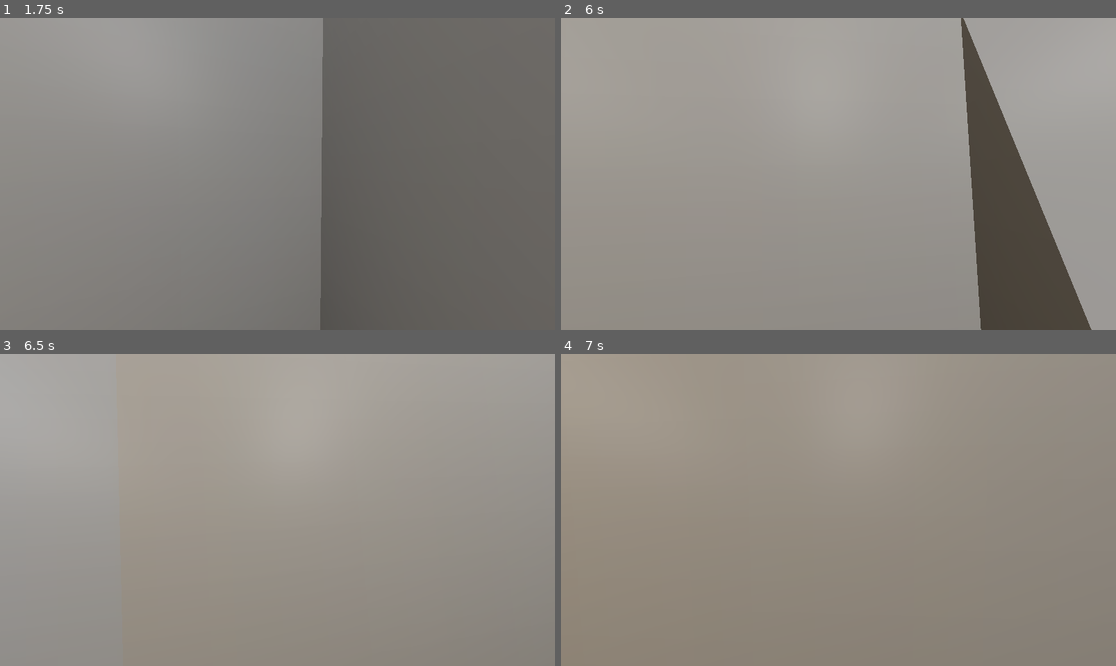
Above: before the commit, frames 1-4 (two rows, left to right).
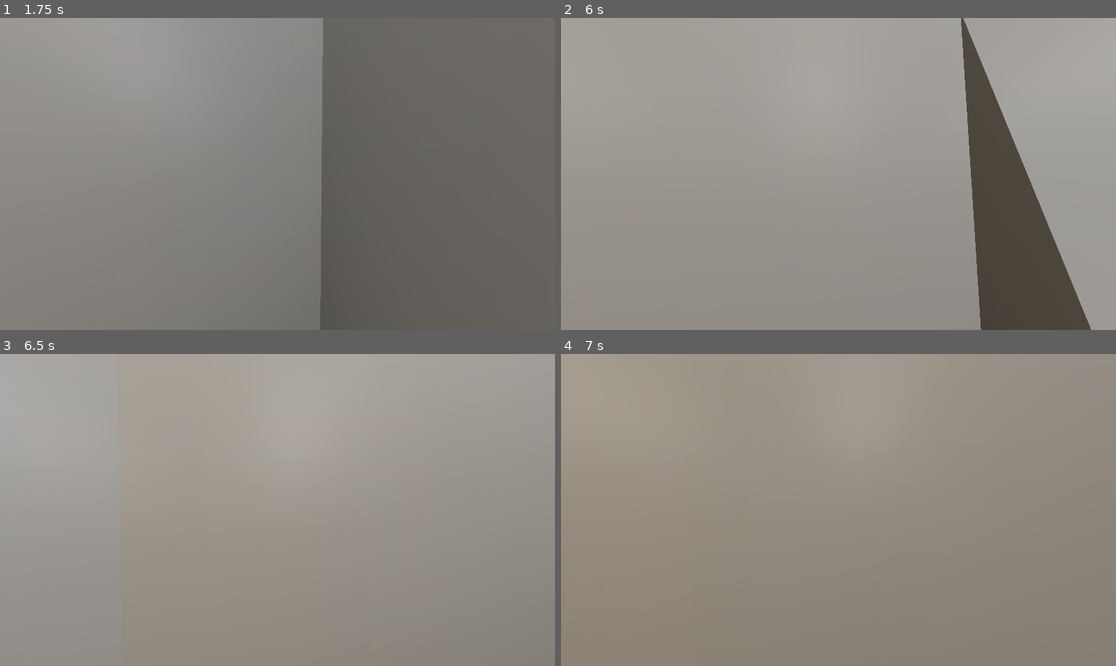
Above: after the commit, the same moments.

Repository: Rionit/Brackeys-Game-Jam-2024.2
Game: Godot game, scene res://scenes/main_level.tscn
Two runs of this game, one before a commit and one after it. Both use one fixed random seed, a clock stepped at 60 frames per second and the inputs below.
Inputs (mouse positions are in pixels of both pictures, inside the frame that each line leads up to):
- Up to frame 1 (1.75 s): move the mouse to (271, 180) at 0.52 s; hold W (up) from 0.53 s (still down); move the mouse to (316, 177) at 1.27 s
- Up to frame 2 (6 s): move the mouse to (794, 170) at 2.02 s; tap Enter at 2.75, 5.75 s; move the mouse to (844, 174) at 2.77 s; release W (up) at 2.78 s; hold A (left) 2.78-3.53 s; move the mouse to (816, 167) at 3.52 s; hold W (up) 3.53-5.78 s; tap Escape (ui_cancel) at 4.15 s; move the mouse to (866, 174) at 4.27 s; tap Space at 5 s; move the mouse to (810, 174) at 5.02 s; move the mouse to (849, 167) at 5.77 s; hold D (right) from 5.78 s (still down)
- Up to frame 3 (6.5 s): keep holding D (right)
- Up to frame 4 (7 s): tap Space at 6.5 s; move the mouse to (832, 516) at 6.52 s; release D (right) at 6.53 s; hold W (up) from 6.53 s (still down)

Frame 1 is identical in both runs. In frame 2, less than 0.1% of the frame differs, in the area x 72-96%, y 0-100%; in frame 3, less than 0.1%; in frame 4, less than 0.1%.

Commit message:
Can interact with display

Diff:
--- a/scenes/interactable_monitor.tscn
+++ b/scenes/interactable_monitor.tscn
@@ -1,13 +1,14 @@
-[gd_scene load_steps=7 format=3 uid="uid://c2ujxgqq26xy3"]
+[gd_scene load_steps=9 format=3 uid="uid://c2ujxgqq26xy3"]
 
+[ext_resource type="Script" path="res://scripts/InteractableMonitor.gd" id="1_5m844"]
 [ext_resource type="ArrayMesh" uid="uid://qfqmm30las36" path="res://assets/office/office_Computer_Monitor.res" id="1_qslqy"]
 [ext_resource type="PackedScene" uid="uid://jhkdbdb55v8p" path="res://scenes/computer_os.tscn" id="2_tcf87"]
 
 [sub_resource type="ViewportTexture" id="ViewportTexture_5i4y7"]
-viewport_path = NodePath("ComputerScreen/SubViewport")
+viewport_path = NodePath("Display/SubViewport")
 
 [sub_resource type="ViewportTexture" id="ViewportTexture_wh4w6"]
-viewport_path = NodePath("ComputerScreen/SubViewport")
+viewport_path = NodePath("Display/SubViewport")
 
 [sub_resource type="StandardMaterial3D" id="StandardMaterial3D_ts1cp"]
 resource_local_to_scene = true
@@ -19,22 +20,26 @@
 resource_local_to_scene = true
 material = SubResource("StandardMaterial3D_ts1cp")
 
+[sub_resource type="BoxShape3D" id="BoxShape3D_ihyfn"]
+size = Vector3(0.0793457, 0.400726, 0.399902)
+
 [node name="Interactable Monitor" type="Node3D"]
+script = ExtResource("1_5m844")
 
-[node name="OfficeComputerMonitor" type="MeshInstance3D" parent="."]
+[node name="OfficeComputer" type="MeshInstance3D" parent="."]
 transform = Transform3D(-0.000296749, 0, 1, 0, 1, 0, -1, 0, -0.000296749, 0, 0, 0)
 mesh = ExtResource("1_qslqy")
 skeleton = NodePath("")
 
-[node name="ComputerScreen" type="MeshInstance3D" parent="."]
+[node name="Display" type="MeshInstance3D" parent="."]
 transform = Transform3D(-1.61732e-08, 0, 1, 0, 0.37, 0, -0.37, 0, -4.37114e-08, 0.031754, 0.337671, 0)
 mesh = SubResource("QuadMesh_wnrpr")
 skeleton = NodePath("")
 
-[node name="SubViewport" type="SubViewport" parent="ComputerScreen"]
+[node name="SubViewport" type="SubViewport" parent="Display"]
 size = Vector2i(1024, 1024)
 
-[node name="ComputerOS" parent="ComputerScreen/SubViewport" instance=ExtResource("2_tcf87")]
+[node name="ComputerOS" parent="Display/SubViewport" instance=ExtResource("2_tcf87")]
 anchors_preset = 15
 anchor_right = 1.0
 anchor_bottom = 1.0
@@ -42,3 +47,9 @@
 offset_bottom = 0.0
 grow_horizontal = 2
 grow_vertical = 2
+
+[node name="Area" type="Area3D" parent="."]
+
+[node name="CollisionShape3D" type="CollisionShape3D" parent="Area"]
+transform = Transform3D(1, 0, 0, 0, 1, 0, 0, 0, 1, -0.000854492, 0.336655, 0.000244141)
+shape = SubResource("BoxShape3D_ihyfn")
--- /dev/null
+++ b/scripts/InteractableMonitor.gd
@@ -0,0 +1,95 @@
+extends Node3D
+
+# Used for checking if the mouse is inside the Area3D.
+var is_mouse_inside = false
+# The last processed input touch/mouse event. To calculate relative movement.
+var last_event_pos2D = null
+# The time of the last event in seconds since engine start.
+var last_event_time: float = -1.0
+
+@onready var node_viewport = $Display/SubViewport
+@onready var node_quad = $Display
+@onready var node_area = $Area
+
+func _ready():
+	node_area.mouse_entered.connect(_mouse_entered_area)
+	node_area.mouse_exited.connect(_mouse_exited_area)
+	node_area.input_event.connect(_mouse_input_event)
+
+func _mouse_entered_area():
+	is_mouse_inside = true
+
+func _mouse_exited_area():
+	is_mouse_inside = false
+
+func _unhandled_input(event):
+	# Check if the event is a non-mouse/non-touch event
+	for mouse_event in [InputEventMouseButton, InputEventMouseMotion, InputEventScreenDrag, InputEventScreenTouch]:
+		if is_instance_of(event, mouse_event):
+			# If the event is a mouse/touch event, then we can ignore it here, because it will be
+			# handled via Physics Picking.
+			return
+	node_viewport.push_input(event)
+
+
+func _mouse_input_event(_camera: Camera3D, event: InputEvent, event_position: Vector3, _normal: Vector3, _shape_idx: int):
+	# Get mesh size to detect edges and make conversions. This code only support PlaneMesh and QuadMesh.
+	var quad_mesh_size = node_quad.mesh.size
+
+	# Event position in Area3D in world coordinate space.
+	var event_pos3D = event_position
+
+	# Current time in seconds since engine start.
+	var now: float = Time.get_ticks_msec() / 1000.0
+
+	# Convert position to a coordinate space relative to the Area3D node.
+	# NOTE: affine_inverse accounts for the Area3D node's scale, rotation, and position in the scene!
+	event_pos3D = node_quad.global_transform.affine_inverse() * event_pos3D
+
+	var event_pos2D: Vector2 = Vector2()
+
+	if is_mouse_inside:
+		# Convert the relative event position from 3D to 2D.
+		event_pos2D = Vector2(event_pos3D.x, -event_pos3D.y)
+
+		# Right now the event position's range is the following: (-quad_size/2) -> (quad_size/2)
+		# We need to convert it into the following range: -0.5 -> 0.5
+		event_pos2D.x = event_pos2D.x / quad_mesh_size.x
+		event_pos2D.y = event_pos2D.y / quad_mesh_size.y
+		# Then we need to convert it into the following range: 0 -> 1
+		event_pos2D.x += 0.5
+		event_pos2D.y += 0.5
+
+		# Finally, we convert the position to the following range: 0 -> viewport.size
+		event_pos2D.x *= node_viewport.size.x
+		event_pos2D.y *= node_viewport.size.y
+		# We need to do these conversions so the event's position is in the viewport's coordinate system.
+
+	elif last_event_pos2D != null:
+		# Fall back to the last known event position.
+		event_pos2D = last_event_pos2D
+
+	# Set the event's position and global position.
+	event.position = event_pos2D
+	if event is InputEventMouse:
+		event.global_position = event_pos2D
+
+	# Calculate the relative event distance.
+	if event is InputEventMouseMotion or event is InputEventScreenDrag:
+		# If there is not a stored previous position, then we'll assume there is no relative motion.
+		if last_event_pos2D == null:
+			event.relative = Vector2(0, 0)
+		# If there is a stored previous position, then we'll calculate the relative position by subtracting
+		# the previous position from the new position. This will give us the distance the event traveled from prev_pos.
+		else:
+			event.relative = event_pos2D - last_event_pos2D
+			event.velocity = event.relative / (now - last_event_time)
+
+	# Update last_event_pos2D with the position we just calculated.
+	last_event_pos2D = event_pos2D
+
+	# Update last_event_time to current time.
+	last_event_time = now
+
+	# Finally, send the processed input event to the viewport.
+	node_viewport.push_input(event)
--- a/scripts/player.gd
+++ b/scripts/player.gd
@@ -10,6 +10,10 @@
 
 func _ready():
 	Input.set_mouse_mode(Input.MOUSE_MODE_CAPTURED)
+
+func _input(event: InputEvent) -> void:
+	if event.is_action("ui_cancel"):
+		Input.set_mouse_mode(Input.MOUSE_MODE_VISIBLE)
 
 func _unhandled_input(event):
 	handle_mouse_input(event)
